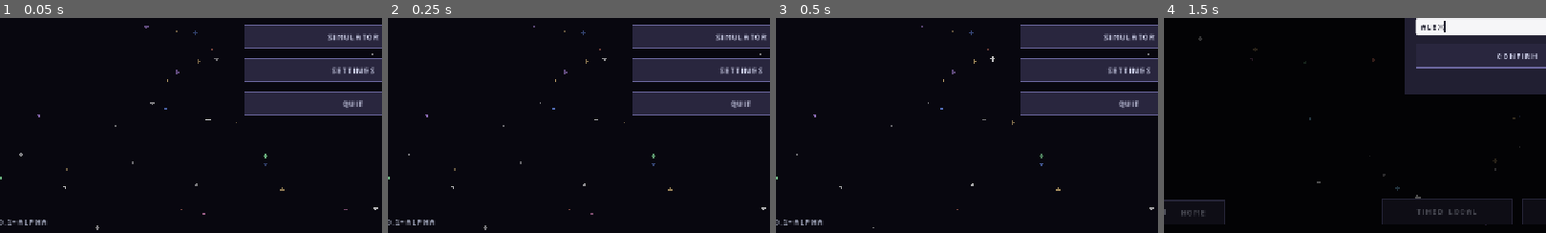
Above: before the commit, frames 1-4 (left to right).
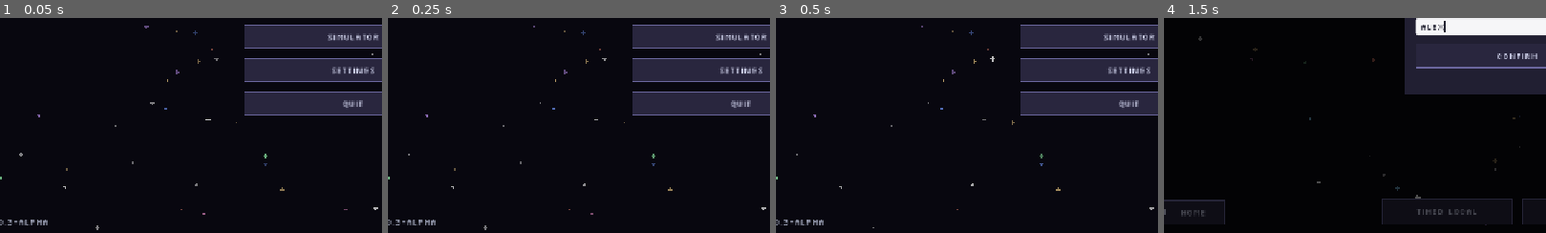
Above: after the commit, the same moments.

Repository: GMU-ASRC/astro-swarm
Game: Godot game, scene res://levels/HomeScene.tscn
Two runs of this game, one before a commit and one after it. Both use one fixed random seed, a clock stepped at 60 frames per second and the inputs below.
Inputs (mouse positions are % of the whole screen's width and height, from its top left):
- Up to frame 1 (0.05 s): no input
- Up to frame 2 (0.25 s): no input
- Up to frame 3 (0.5 s): no input
- Up to frame 4 (1.5 s): click "Play" at 0.5 s; click (50, 51) at 1.27 s; type "Alex" at 1.35 s
The pictures show only the part of the screen within x 4-54%, y 49-99%; the shares and areas given below are measured in that part.

The runs differ from the first frame. In frame 1, 0.2% of the frame differs, in the area x 2-13%, y 93-97%; in frame 2, 0.2%; in frame 3, 0.2%; in frame 4, nothing differs.

Commit message:
Update Game Version

Diff:
--- a/levels/HomeScene.gd
+++ b/levels/HomeScene.gd
@@ -1,6 +1,6 @@
 extends Control
 
-const VERSION := "v0.0.1-alpha"
+const VERSION := "v0.0.3-alpha"
 const VERSION_URL := "https://astroswarm.autonomousrobotics.club/api/version"
 const API_KEY := "damage-option-ozone"
 
--- a/ui/workspace/Workspace.gd
+++ b/ui/workspace/Workspace.gd
@@ -55,13 +55,13 @@
 			s.content_margin_top = 7
 			s.content_margin_bottom = 7
 			return s
-		var sb_normal := _margins.call(StyleBoxFlat.new())
+		var sb_normal: StyleBoxFlat = _margins.call(StyleBoxFlat.new())
 		sb_normal.bg_color = Color(t.color.r, t.color.g, t.color.b, 0.08)
 		sb_normal.border_color = t.color.darkened(0.15)
-		var sb_hover := _margins.call(StyleBoxFlat.new())
+		var sb_hover: StyleBoxFlat = _margins.call(StyleBoxFlat.new())
 		sb_hover.bg_color = Color(t.color.r, t.color.g, t.color.b, 0.18)
 		sb_hover.border_color = t.color
-		var sb := _margins.call(StyleBoxFlat.new())
+		var sb: StyleBoxFlat = _margins.call(StyleBoxFlat.new())
 		sb.bg_color = t.color
 		sb.border_color = t.color
 		btn.add_theme_stylebox_override("normal", sb_normal)
